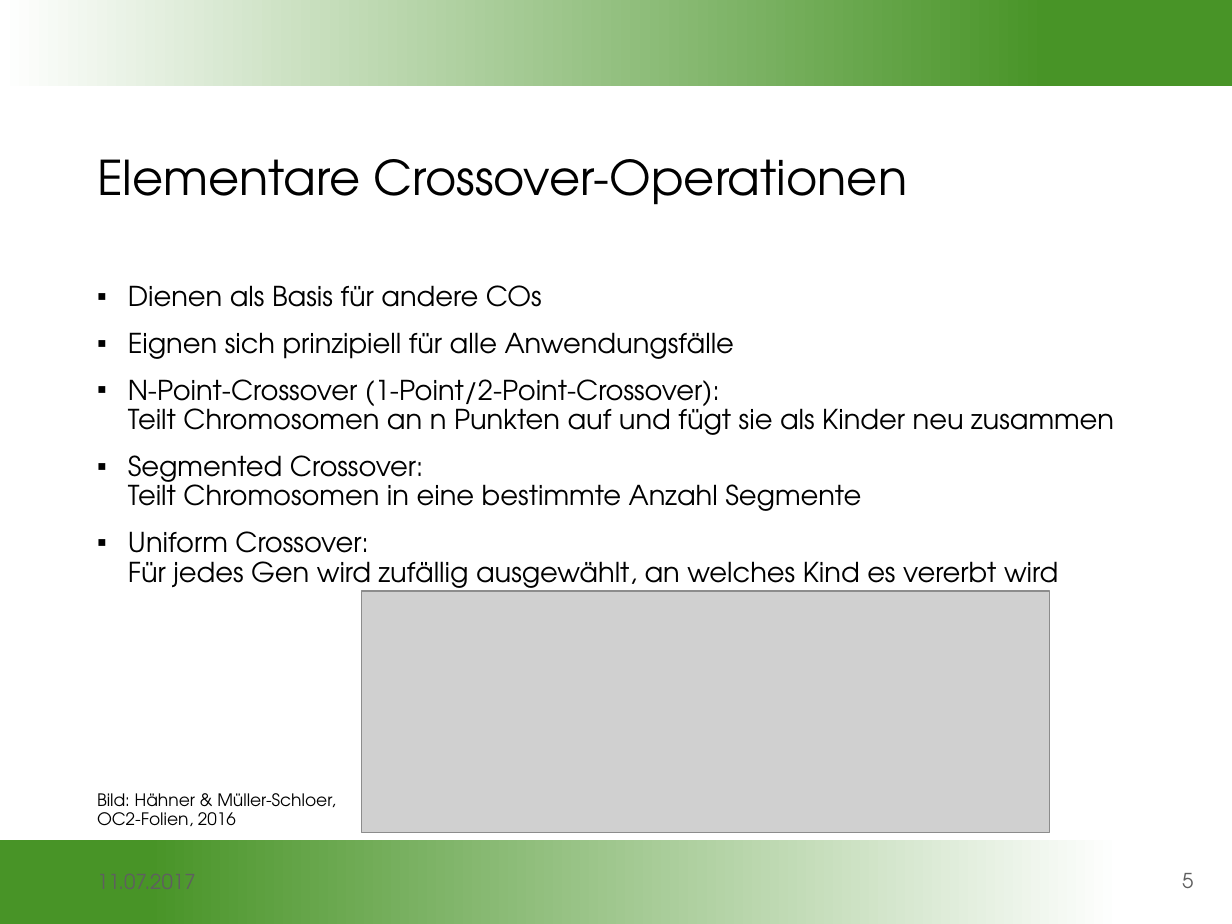
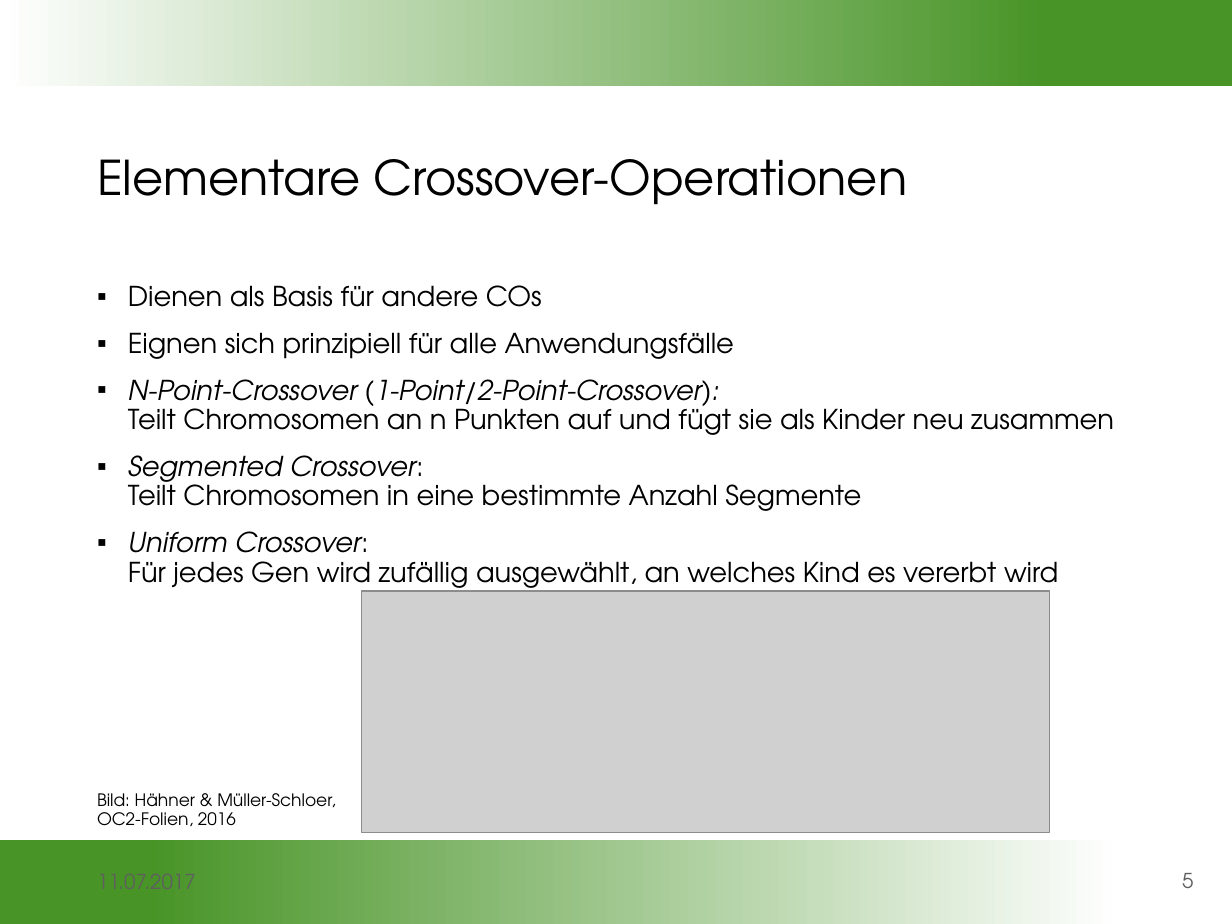
Before and after one commit to gobo7793/OC-Seminar, a slide deck: slide 5 of Vortragsfolien.pptx. Drawn at 1232x924 pixels with LibreOffice and Linux fonts; fonts in the diff are those of the drawing; grey boxes stand for pictures; background and template pictures are left out. Boxes give left, top, right and bottom in pixels: in the first picture for what was removed or moved away, otherwise in the second. Text is boxed around its words. In the diff, an @@ line names an element or a change of style, - is before the commit and + after.

```diff
--- a/Vortragsfolien.pptx
+++ b/Vortragsfolien.pptx
@@ text at box(128, 379, 1114, 595): italic on in "N-Point-Crossover (1-Point/2-Point-Crossover):", "Segmented Crossover:", "Uniform Crossover:" @@
```
Also in this commit, not shown: 11 other slides changed.
